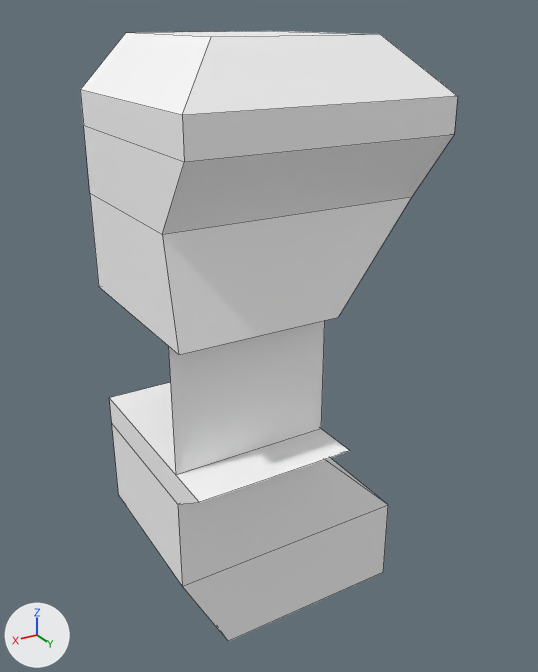
An edit to the FBX model GAME/Assets/ImportedAssets/Foreground/Single Models/B_1C.fbx, drawn before and after from the same camera.
The view is the same before and after, from a 50 mm lens placed at (0.736, 1.377, 0.839), pointed at (-0.051, 0.064, 0.183). Lighting does not change. The marker at lower left points along +X, +Y and +Z. Mesh edges are drawn as thin lines. Where no turn or scale is listed for an object, it has been applied to the vertices.

Objects in the first picture: 'B_1C'.
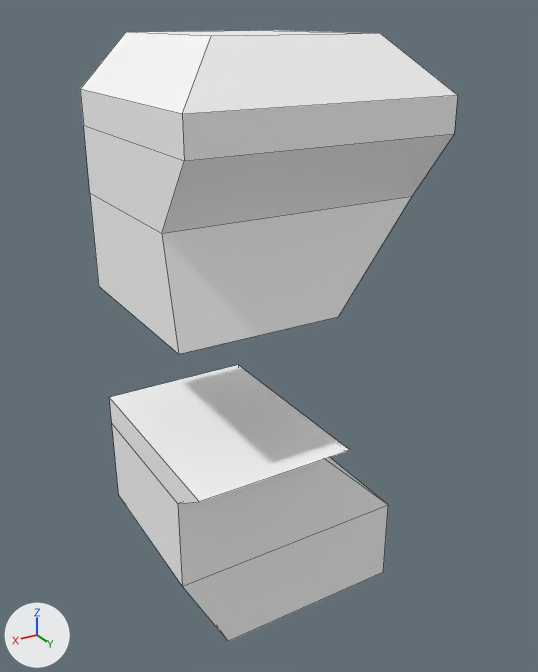
Pixel boxes [x1, y1, x2, y2] of what changed, in the pictures (538 x 672 px; the box of a moved part takes in the faces that stretch with it):
```json
{"object": "B_1C", "change": "reshaped", "before": [80, 31, 458, 642], "after": [80, 30, 458, 642]}
{"part": 1, "of": "me_mesh", "change": "deleted", "before": [169, 321, 325, 475]}
{"part": 2, "of": "me_mesh", "change": "moved or reshaped", "before": [80, 31, 458, 355], "after": [80, 30, 458, 354]}
{"part": 3, "of": "me_mesh", "change": "moved or reshaped", "before": [109, 382, 388, 586], "after": [109, 365, 388, 586]}
```

The change, as JSON lines over the scene's bpy script:
```json
{"block": "me_mesh", "where": "me_mesh.from_pydata(...)  # 40 vertices, 25 faces; spans x -0.314..0.248, y -0.178..0.31, z -0.492..0.807"}
{"block": "me_mesh", "where": "# used by ob_b_1c; location = (0.0, 0.0, 0.0)"}
{"block": "me_mesh", "where": "# verts and faces of me_mesh; kept vertices keep their numbers, new ones are numbered from 40"}
{"block": "me_mesh", "where": "# before: 0 (-0.208, -0.178, 0.807) at pixel (273, 31), 1 (-0.208, 0.204, 0.807) at pixel (380, 34), 2 (-0.314, 0.31, 0.702) at pixel (457, 96), 3 (-0.314, -0.178, 0.702), 4 (-0.314, 0.31, 0.631) at pixel (454, 134)"}
{"block": "me_mesh", "where": "# before: 6 (-0.314, 0.204, 0.491) at pixel (411, 197), 14 (0.248, 0.31, 0.702) at pixel (182, 115), 15 (0.143, 0.204, 0.807) at pixel (211, 37), 16 (0.143, -0.178, 0.807) at pixel (125, 32), 17 (0.248, -0.178, 0.702) at pixel (80, 89)"}
{"block": "me_mesh", "where": "# before: 22 (0.248, 0.204, 0.491) at pixel (162, 234), 23 (0.248, 0.31, 0.631) at pixel (184, 162), 32 (0.248, 0.25, 0.281) at pixel (178, 354), 33 (0.248, -0.178, 0.281) at pixel (98, 286), 34 (-0.102, 0.25, 0.281) at pixel (338, 317)"}
{"block": "me_mesh", "where": "# before: 35 (-0.102, -0.178, 0.281)"}
{"block": "me_mesh", "where": "# before: 8 (-0.102, 0.31, -0.001) at pixel (350, 450), 9 (-0.102, -0.178, -0.001), 10 (-0.102, 0.204, -0.071), 20 (0.248, 0.204, -0.071) at pixel (177, 504), 21 (0.248, 0.31, -0.001) at pixel (199, 502)"}
{"block": "me_mesh", "where": "# before: 29 (0.248, -0.178, -0.001) at pixel (109, 397)"}
{"block": "me_mesh", "change": "me_mesh part 1: the loose piece of 4 vertices spanning x -0.102..0.248, y 0.204, z -0.001..0.281 is deleted"}
{"block": "me_mesh", "change": "me_mesh part 2"}
{"op": "add", "block": "me_mesh", "code": "for i in [0, 1, 4, 6, 15, 16, 22, 23]: verts[i] += (0.0, 0.0, 0.002)"}
{"op": "add", "block": "me_mesh", "code": "for i in [2, 3, 14, 17, *range(32, 36)]: verts[i] += (0.0, 0.0, 0.001)"}
{"block": "me_mesh", "change": "me_mesh part 3"}
{"op": "add", "block": "me_mesh", "code": "for i in [8, 9, 10, 20, 21, 29]: verts[i] += (0.0, 0.0, 0.002)"}
```
